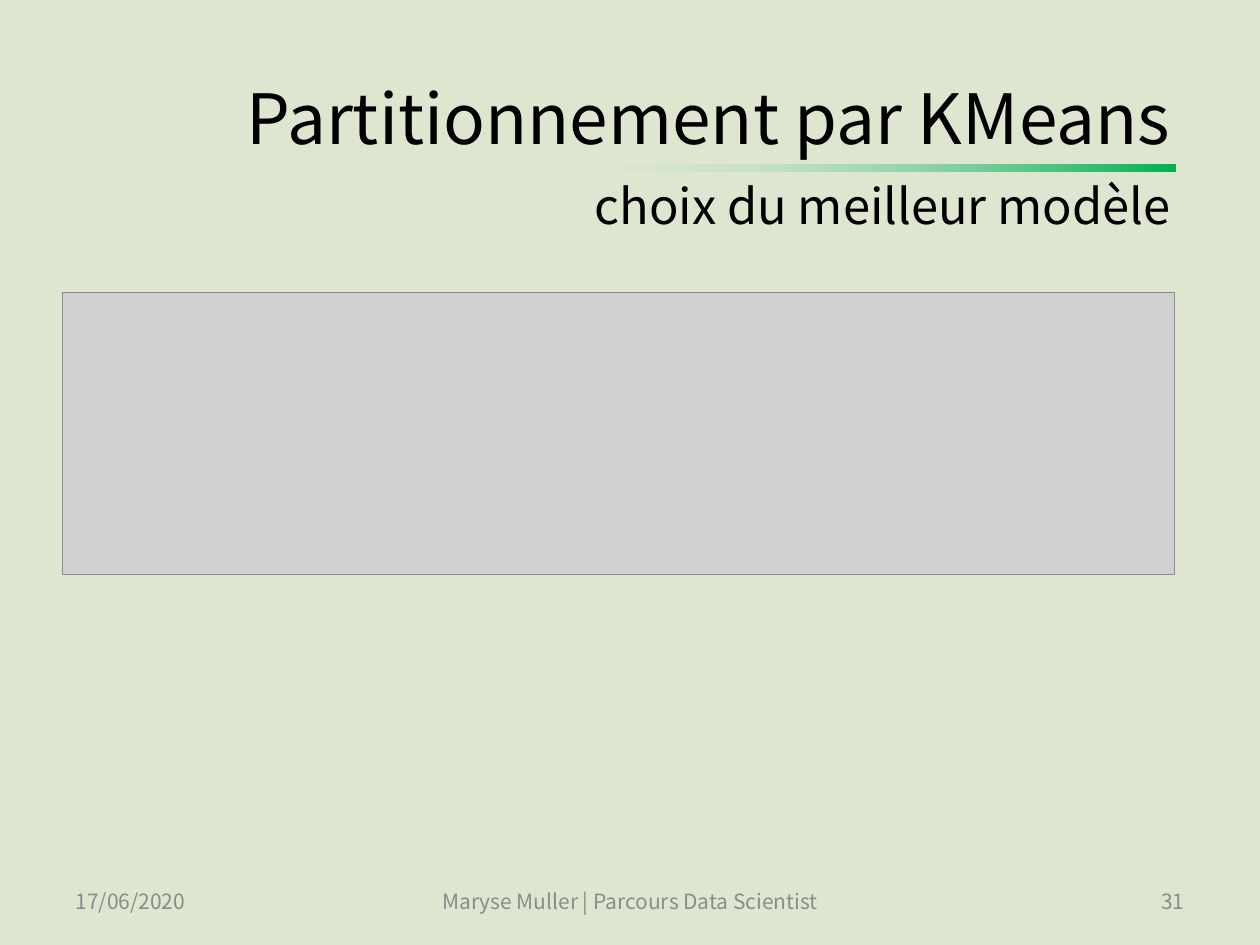
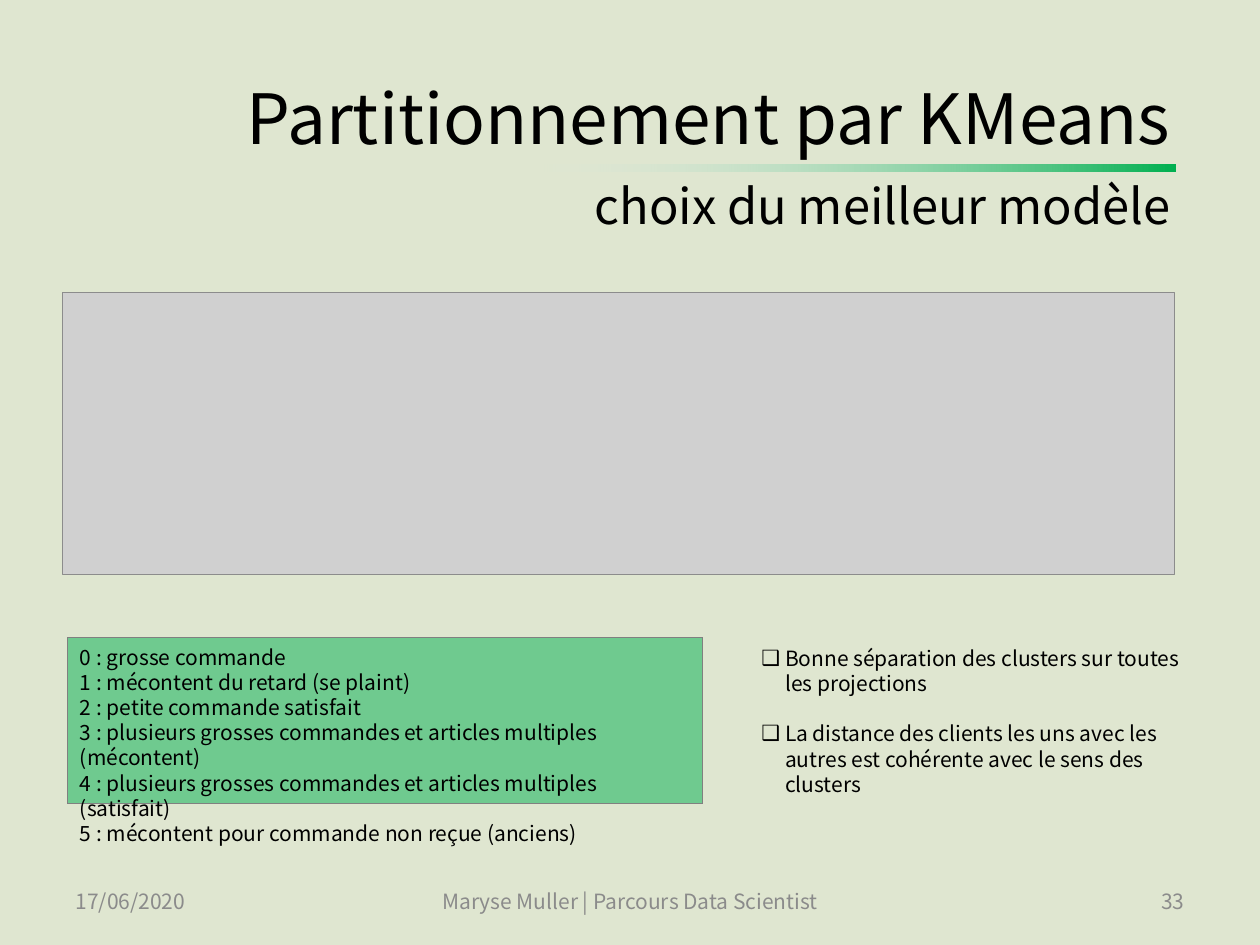
Before and after one commit to SmellyArmure/OC_DS_Project5, a slide deck: slide 33 of PRESENTATION/Projet5.pptx (slide 31 before the commit). Drawn at 1260x945 pixels with LibreOffice and Linux fonts; fonts in the diff are those of the drawing; grey boxes stand for pictures. Boxes give left, top, right and bottom in pixels: in the first picture for what was removed or moved away, otherwise in the second. Text is boxed around its words. In the diff, an @@ line names an element or a change of style, - is before the commit and + after.

Commit message:
PROJET TERMINE | P5_Cleaning_EDA_2 : ajouté des graphes de l'analyse temporelle pour la présentation | P5_Clustering : stabilité à l'initialisation des autres algorithmes de clustering, comparaison des résultats. | Présentation : Finalisation de la présentation - (soutenance passée avec succès).

```diff
--- a/PRESENTATION/Projet5.pptx
+++ b/PRESENTATION/Projet5.pptx
@@ rectangle added at (68,638,703,803), fill #00B050 at 50% opacity, outline #808080 0.75 pt, 12 pt, text #000000 @@
+0 : grosse commande
+1 : mécontent du retard (se plaint)
+2 : petite commande satisfait
+3 : plusieurs grosses commandes et articles multiples (mécontent)
+4 : plusieurs grosses commandes et articles multiples (satisfait)
+5 : mécontent pour commande non reçue (anciens)
@@ text added at (785,648,1179,793), 12 pt, text #000000 @@
+❑ Bonne séparation des clusters sur toutes les projections
+❑ La distance des clients les uns avec les autres est cohérente avec le sens des clusters
@@ page number at (1161,893,1184,909): text changed @@
-31
+33
```
Also in this commit, not shown: 12 other slides changed, 4 slides added, 3 other files.
